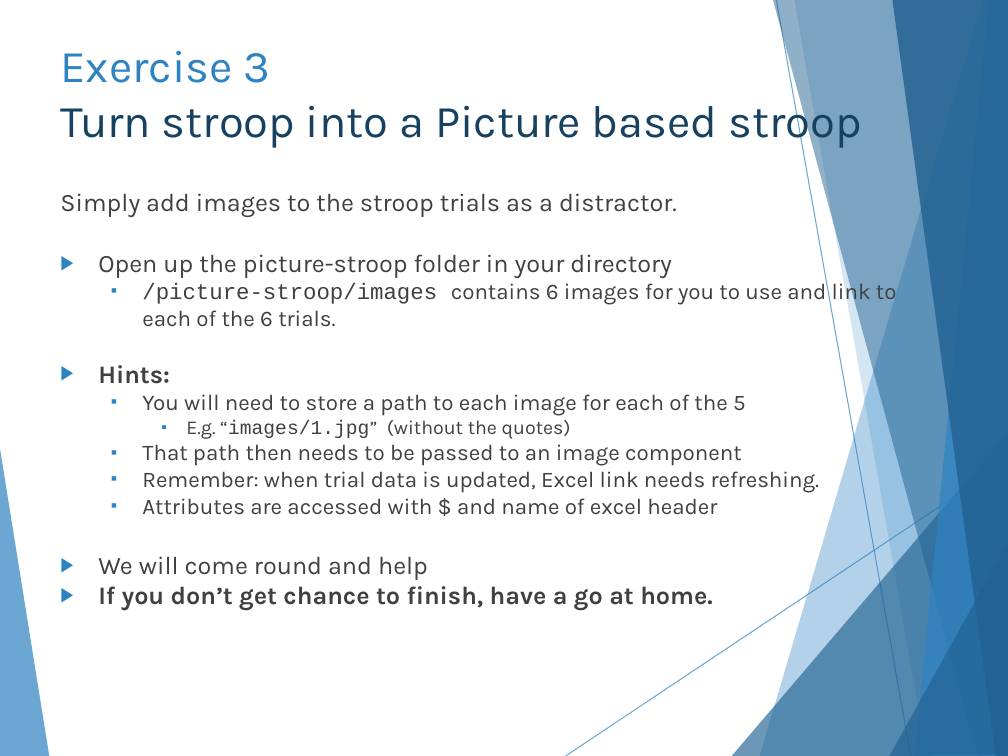
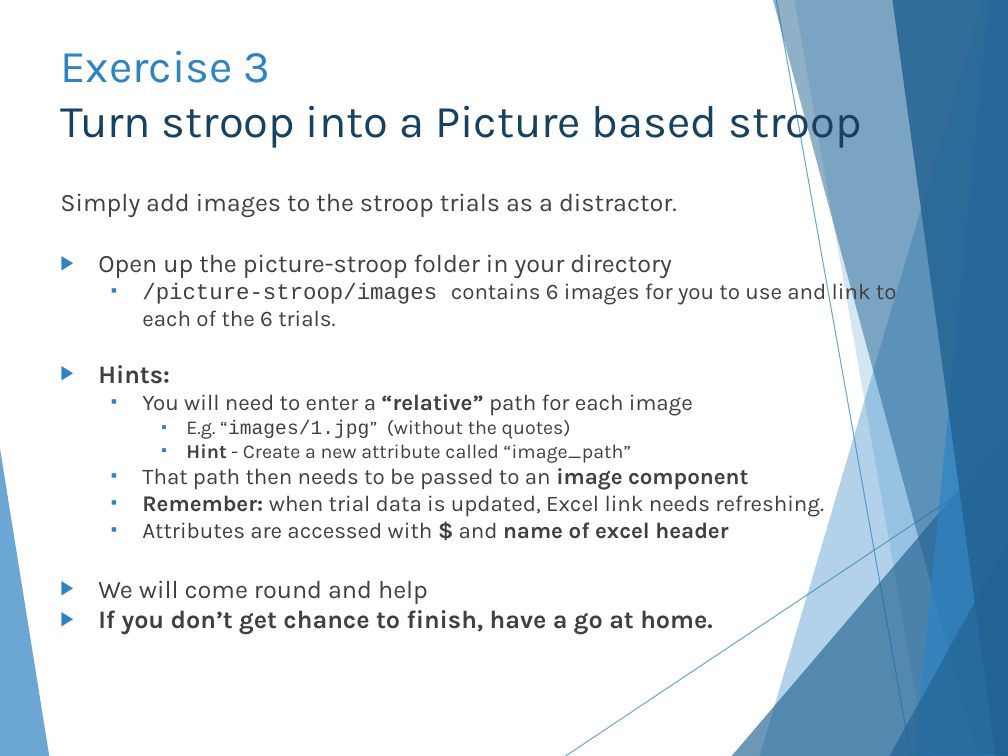
Before and after one commit to hlmpsy/psychopy_training, a slide deck: slide 24 of PsychoPy-Part1/PsychoPy-part1.pptx. Drawn at 1008x756 pixels with LibreOffice and Linux fonts; fonts in the diff are those of the drawing. Boxes give left, top, right and bottom in pixels: in the first picture for what was removed or moved away, otherwise in the second. Text is boxed around its words. In the diff, an @@ line names an element or a change of style, - is before the commit and + after.

```diff
--- a/PsychoPy-Part1/PsychoPy-part1.pptx
+++ b/PsychoPy-Part1/PsychoPy-part1.pptx
@@ text at (142,394,693,416): text changed @@
-  ▪ You will need to store a path to each image for each of the 5
+  ▪ You will need to enter a “relative” path for each image
@@ text at (186,444,632,463): paragraph added @@
+    ▪ Hint - Create a new attribute called “image_path”
@@ text at (142,468,824,539): bold on in "image component", "Remember:", "$ name of excel header" @@
```
Also in this commit, not shown: 9 other slides changed, 12 other files.
